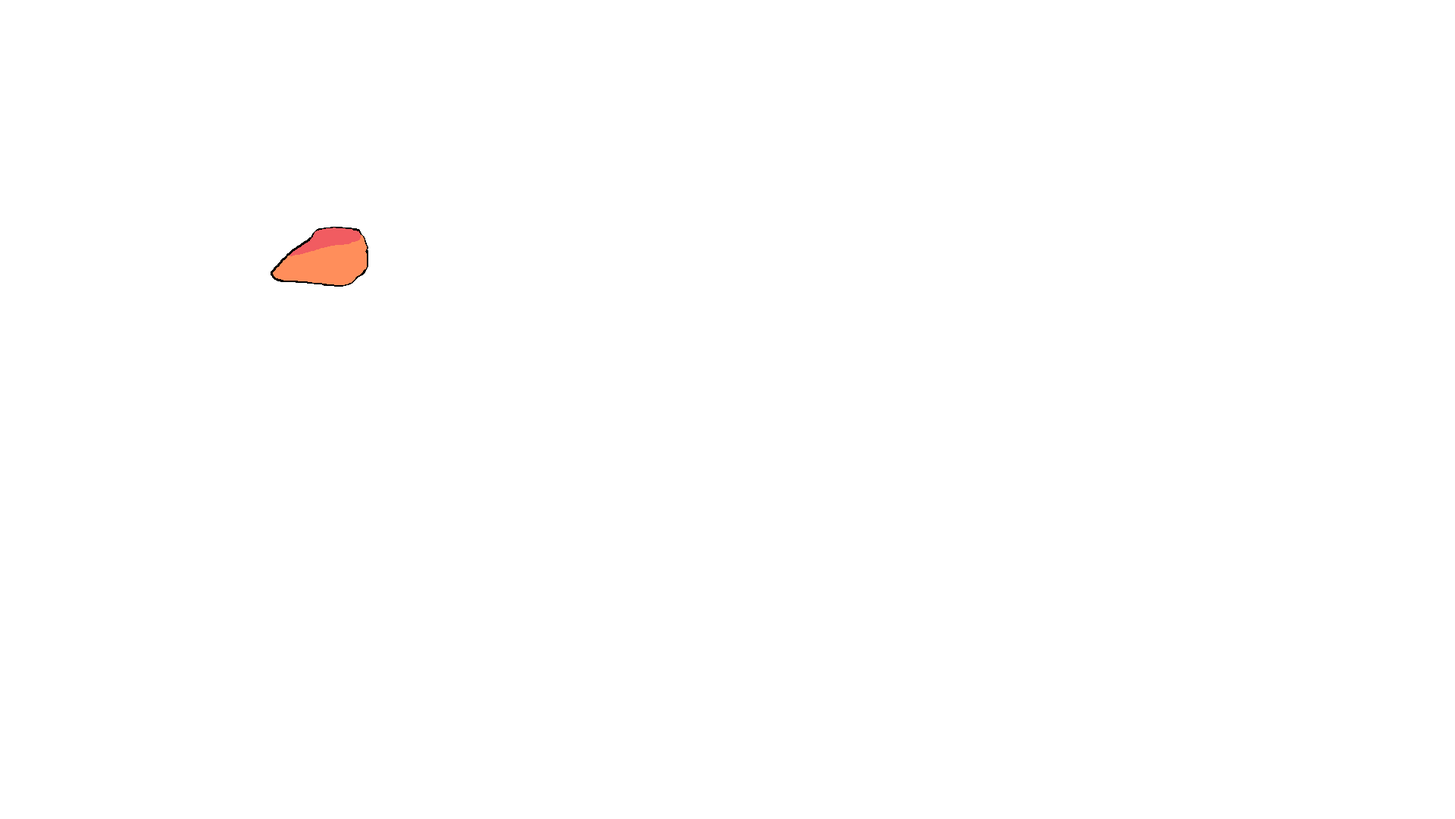
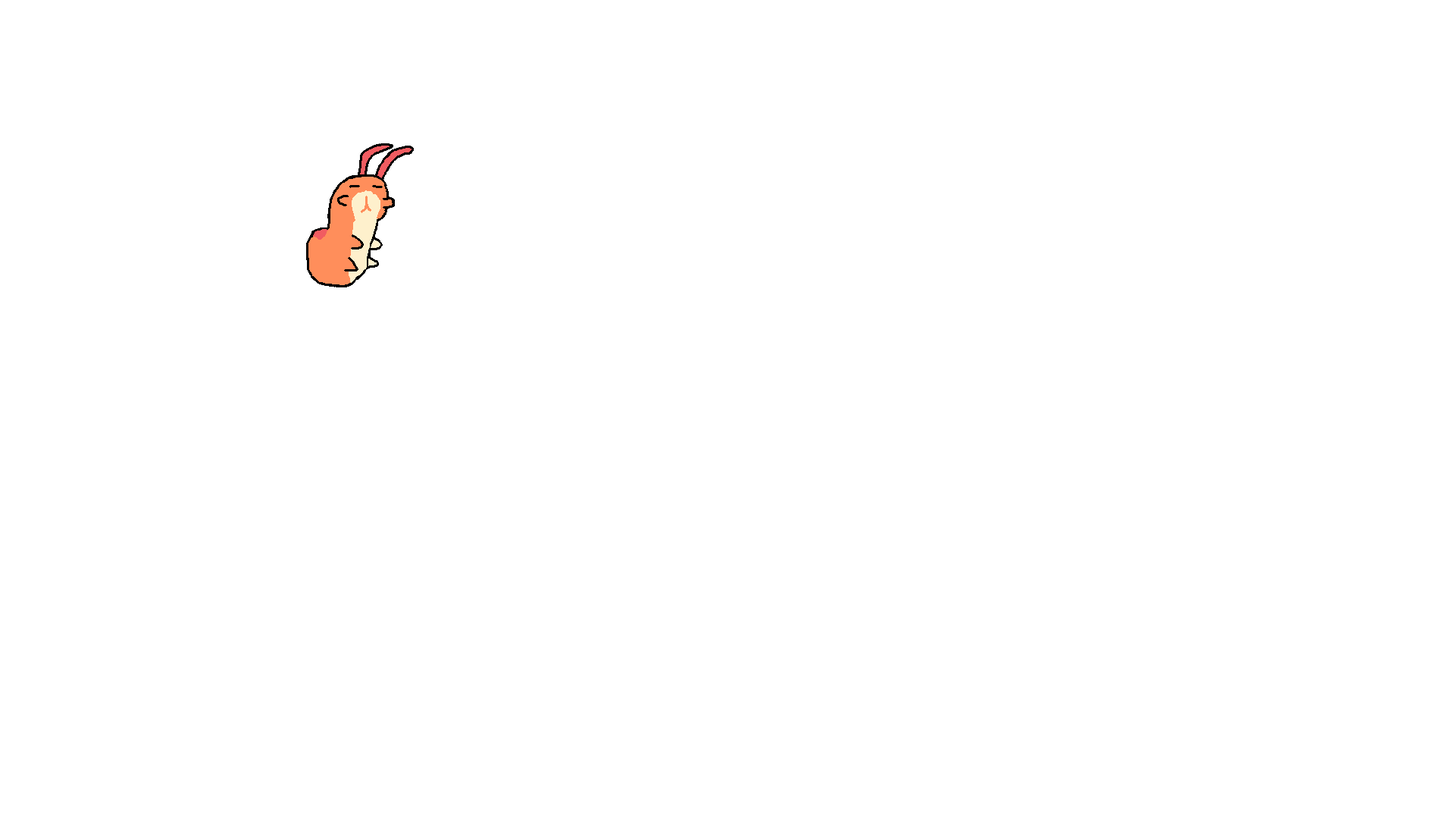
Layers edited between the first and the second 1455px x 819px image:
hid "tail line", painted on it over [270,225,370,288]
hid "tail top", painted on it over [289,227,361,257]
hid "tail fill", painted on it over [272,227,367,286]
showed "front line", painted on it over [306,143,414,288]
showed "front top" over [313,228,329,240]
showed "front fill", painted on it over [308,145,412,286]
